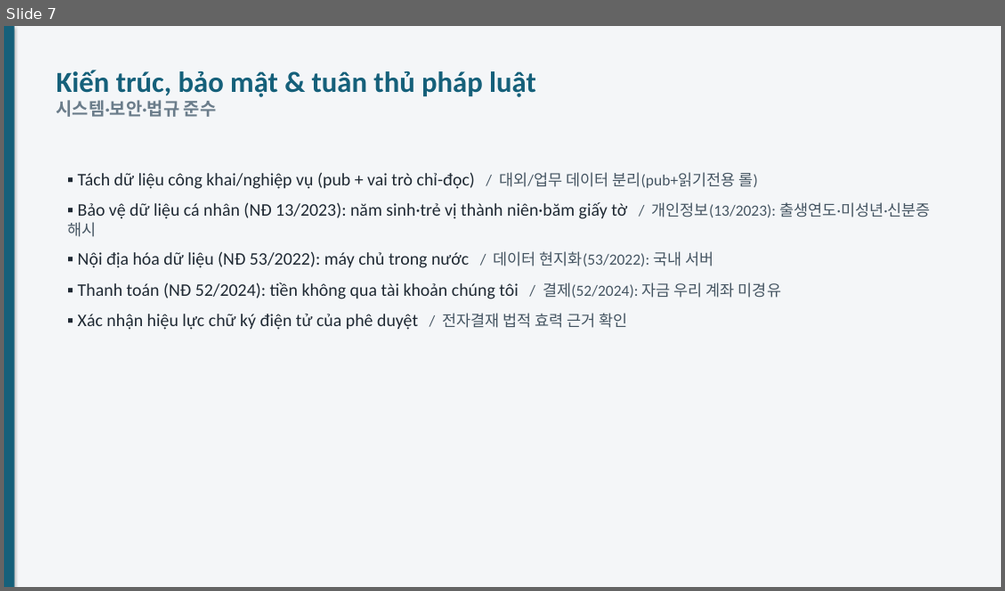
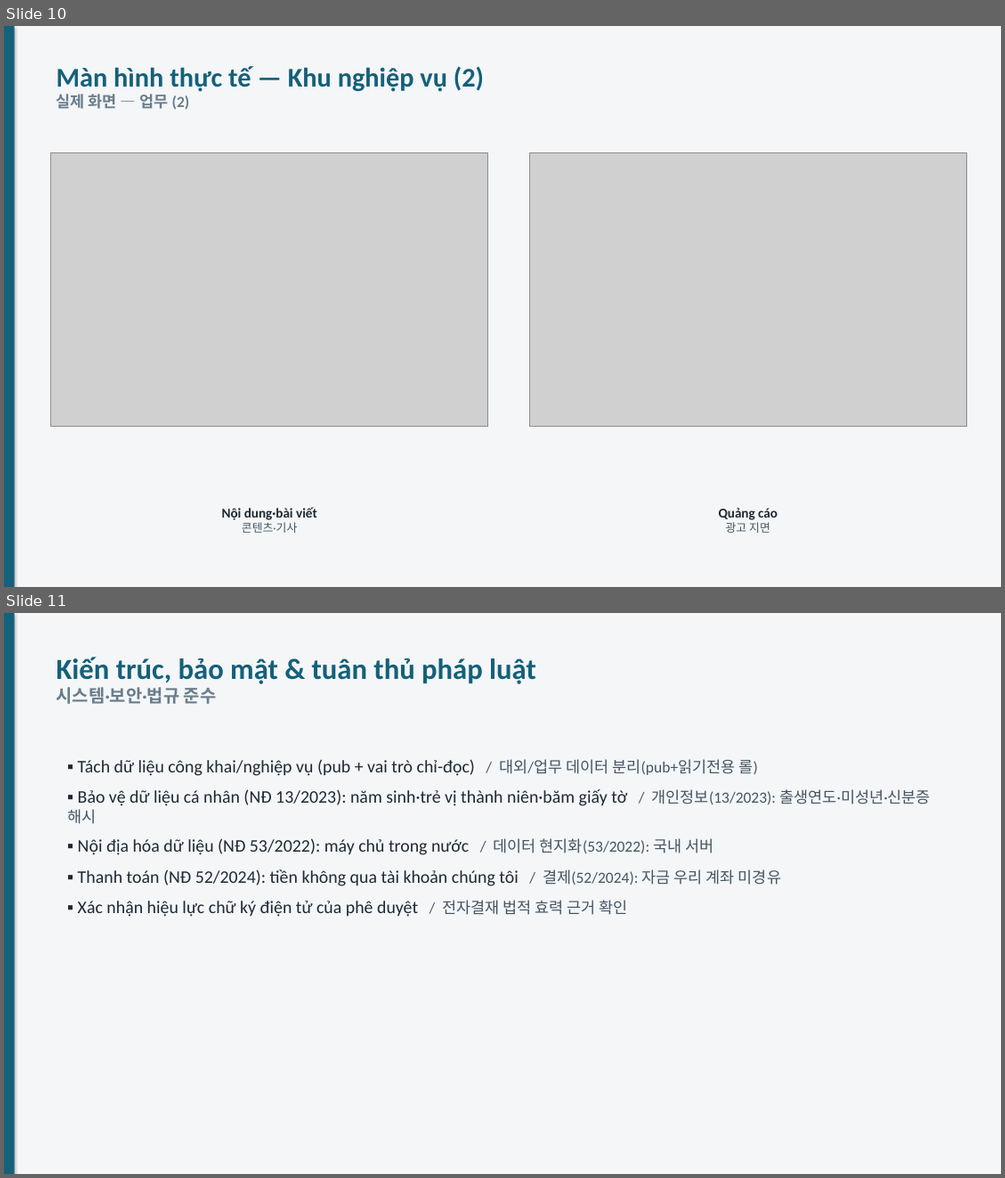
Before and after one commit to Weviko/VSP, a slide deck: docs/VSP-사업계획-슬라이드.pptx. Shown one above the other, each under a label of ours: slide 7 before the commit, slides 10 and 11 after it. The pictures are 1005x591 and 1005x1178 pixels, drawn with LibreOffice and Linux fonts; fonts in the diff are those of the drawing; grey boxes stand for pictures. Boxes give left, top, right and bottom in pixels: in the first picture for what was removed or moved away, otherwise in the second. Text is boxed around its words. In the diff, an @@ line names an element or a change of style, - is before the commit and + after.

```diff
--- a/docs/VSP-사업계획-슬라이드.pptx
+++ b/docs/VSP-사업계획-슬라이드.pptx
@@ slide 10 added at (4,26,1001,587), background #F4F6F8 @@
@@ rectangle added at (4,26,15,587), fill #15607A @@
@@ text added at (57,66,484,110), 26 pt, text #15607A, bold @@
+Màn hình thực tế — Khu nghiệp vụ (2)
+실제 화면 — 업무 (2)
@@ picture added at (50,153,488,426) @@
@@ picture added at (530,153,967,426) @@
@@ text added at (222,507,317,532), 13 pt, text #1F2933, bold @@
+Nội dung·bài viết
+콘텐츠·기사
@@ text added at (719,507,777,532), 13 pt, text #1F2933, bold @@
+Quảng cáo
+광고 지면
@@ what was slide 7 is now slide 11 @@
```
Also in this commit, not shown: 3 other slides added.
